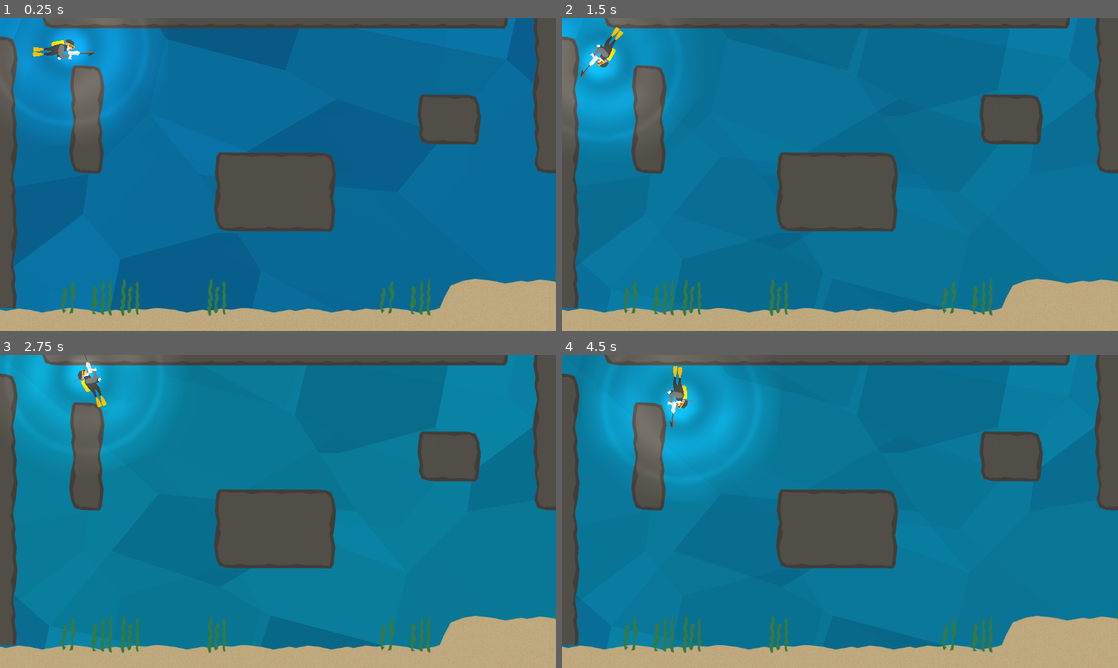
Above: before the commit, frames 1-4 (two rows, left to right).
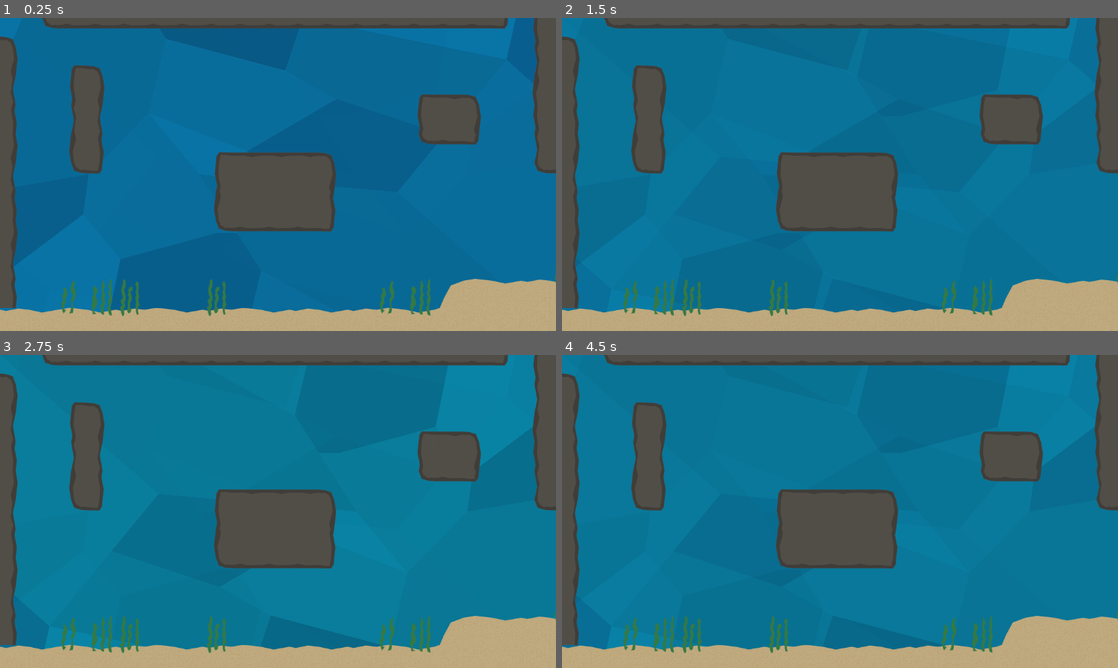
Above: after the commit, the same moments.

Repository: c1ayer/Game-Jam-Jan-2025
Game: Godot game, scene res://scenes/tile_map.tscn
The game is run twice, just before and just after one commit, with the same random seed, the same clock (stepped at 60 frames per second) and the same inputs. This scene is started directly instead of the project's main scene.
Inputs:
- Up to frame 1 (0.25 s): no input
- Up to frame 2 (1.5 s): tap Enter at 0.5 s; hold D (move_right) 0.53-1.28 s; hold Space (shoot) 0.53-1.28 s; hold S (move_down) from 1.28 s (still down); tap Space (shoot) at 1.35 s
- Up to frame 3 (2.75 s): release S (move_down) at 2.03 s; hold D (move_right) from 2.03 s (still down); hold Space (shoot) from 2.03 s (still down)
- Up to frame 4 (4.5 s): release D (move_right) at 2.78 s; release Space (shoot) at 2.78 s; hold W (move_up) 2.78-3.53 s; tap Space (shoot) at 2.85, 3.5, 4.35 s; hold Space (shoot) 3.53-4.28 s; hold A (move_left) from 3.53 s (still down)

The runs differ from the first frame. In frame 1, 6.8% of the frame differs, in the area x 0-27%, y 0-36%; in frame 2, 5.7%; in frame 3, 6.0%; in frame 4, 8.9%, in the area x 6-37%, y 0-42%.

Commit message:
Updates tile Map

Diff:
--- a/michael-bubble/scenes/tile_map.tscn
+++ b/michael-bubble/scenes/tile_map.tscn
@@ -1,9 +1,8 @@
-[gd_scene load_steps=7 format=4 uid="uid://c8voecujjmqx0"]
+[gd_scene load_steps=6 format=4 uid="uid://c8voecujjmqx0"]
 
 [ext_resource type="Texture2D" uid="uid://by2ls7jaxl62u" path="res://assets/tilesprites.png" id="1_ogdsp"]
 [ext_resource type="Script" path="res://scripts/tile_map.gd" id="1_xioqj"]
 [ext_resource type="Texture2D" uid="uid://bs2fhoabnoqba" path="res://assets/background.jpg" id="2_iirbl"]
-[ext_resource type="PackedScene" uid="uid://caa51017re5wo" path="res://scenes/player.tscn" id="2_pydr4"]
 
 [sub_resource type="TileSetAtlasSource" id="TileSetAtlasSource_yvv81"]
 texture = ExtResource("1_ogdsp")
@@ -175,5 +174,3 @@
 [node name="TileMapLayer" type="TileMapLayer" parent="."]
 tile_map_data = PackedByteArray("AAD+/woAAAAEAAAAAAD//wAAAAAGAAIAAAD//wEAAAAGAAQAAAD//wIAAAAGAAUAAAD//wMAAAAGAAMAAAD//w …(4944 unchanged characters)…
 tile_set = SubResource("TileSet_msja7")
-
-[node name="Player" parent="." instance=ExtResource("2_pydr4")]
